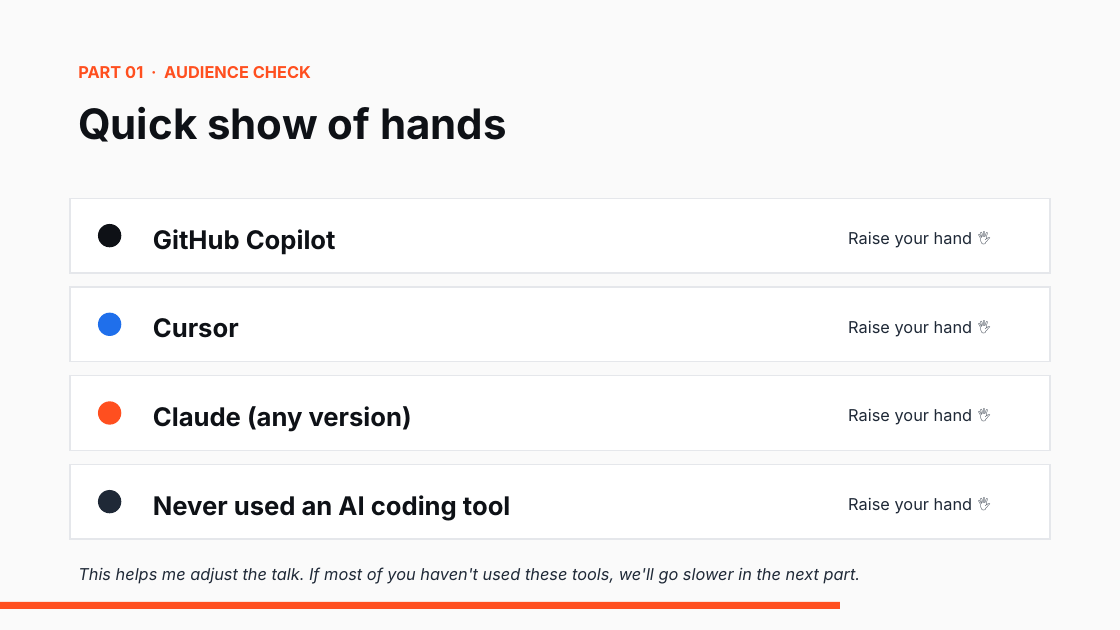
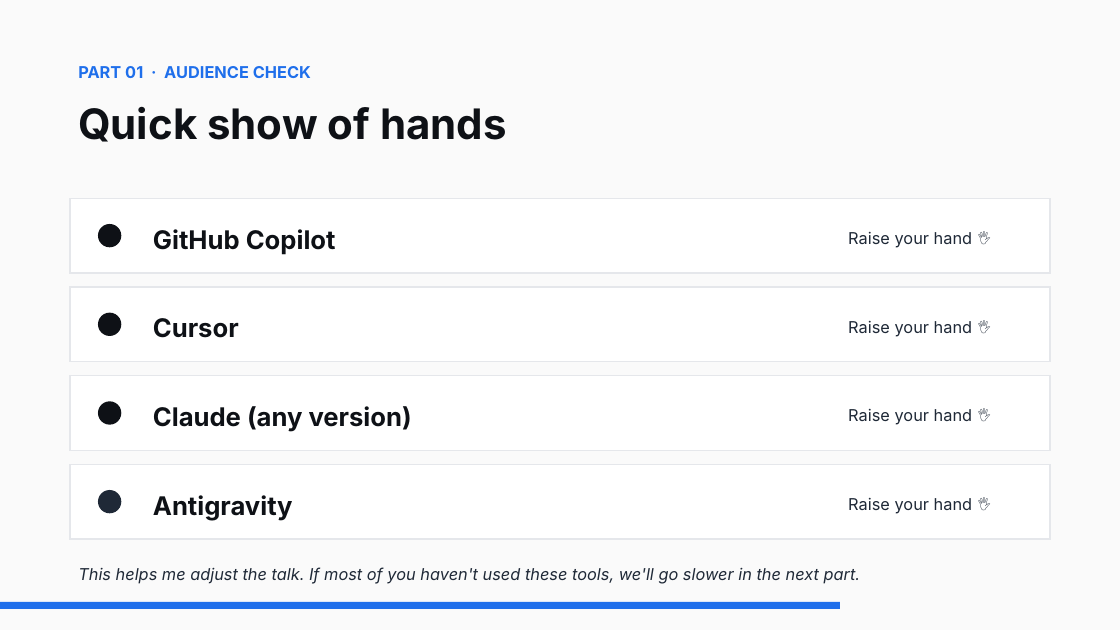
Before and after one commit to kbagher/agentic-coding-workshop, a slide deck: slide 4 of Agentic Coding.pptx. Drawn at 1120x630 pixels with LibreOffice and Linux fonts; fonts in the diff are those of the drawing. Boxes give left, top, right and bottom in pixels: in the first picture for what was removed or moved away, otherwise in the second. Text is boxed around its words. In the diff, an @@ line names an element or a change of style, - is before the commit and + after.

```diff
--- a/Agentic Coding.pptx
+++ b/Agentic Coding.pptx
@@ text "PART 01 · AUDIENCE CHECK" at [78, 66, 311, 78]: text colour #FF4F1F to #1F6FEB @@
@@ ellipse at [98, 313, 122, 336]: fill #1F6FEB to #0E1116 @@
@@ ellipse at [98, 402, 122, 425]: fill #FF4F1F to #0E1116 @@
@@ text at [153, 495, 293, 520]: text changed @@
-Never used an AI coding tool
+Antigravity
@@ rectangle at [0, 602, 840, 609]: fill #FF4F1F to #1F6FEB @@
```
Also in this commit, not shown: 22 other slides changed, 9 other files.
